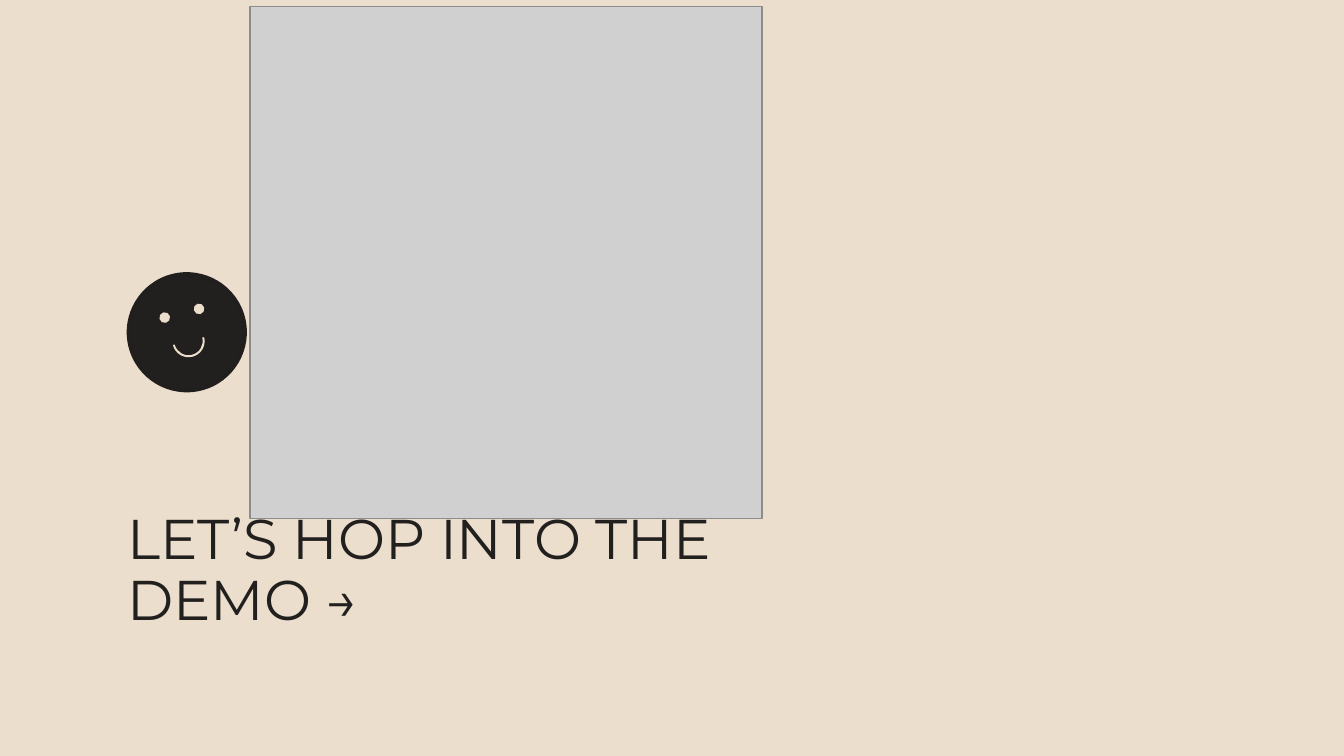
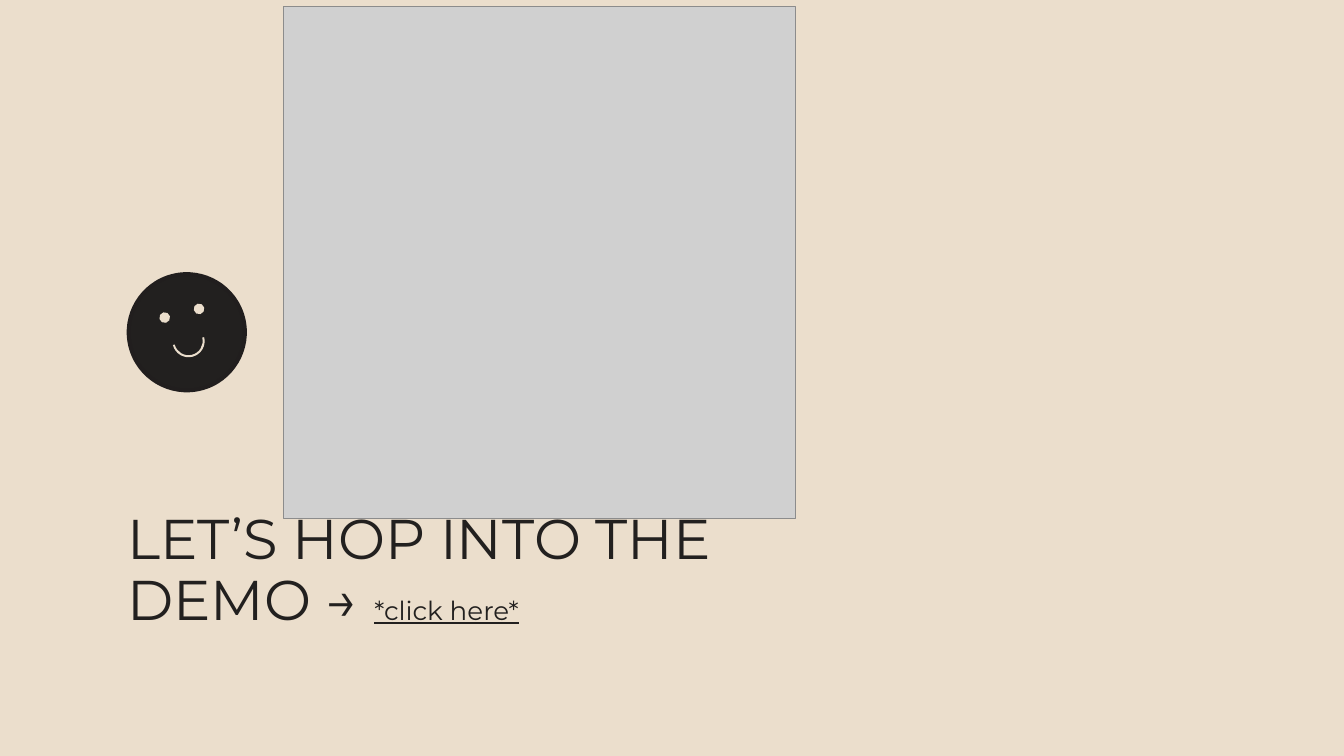
Before and after one commit to viktorgkw/m2vira, a slide deck: slide 8 of presentation/m2vira Presentation.pptx (slide 6 before the commit). Drawn at 1344x756 pixels with LibreOffice and Linux fonts; fonts in the diff are those of the drawing; grey boxes stand for pictures; background and template pictures are left out. Boxes give left, top, right and bottom in pixels: in the first picture for what was removed or moved away, otherwise in the second. Text is boxed around its words. In the diff, an @@ line names an element or a change of style, - is before the commit and + after.

Commit message:
Updated presentation.

```diff
--- a/presentation/m2vira Presentation.pptx
+++ b/presentation/m2vira Presentation.pptx
@@ picture: place and size @@
-picture at (250,7,762,519)
+picture at (284,7,796,519)
@@ text at (127,517,711,624): text changed @@
-LET’S HOP INTO THE DEMO →
+LET’S HOP INTO THE DEMO → *click here*
```
Also in this commit, not shown: 1 other slide changed, 2 slides added, 3 other files.
